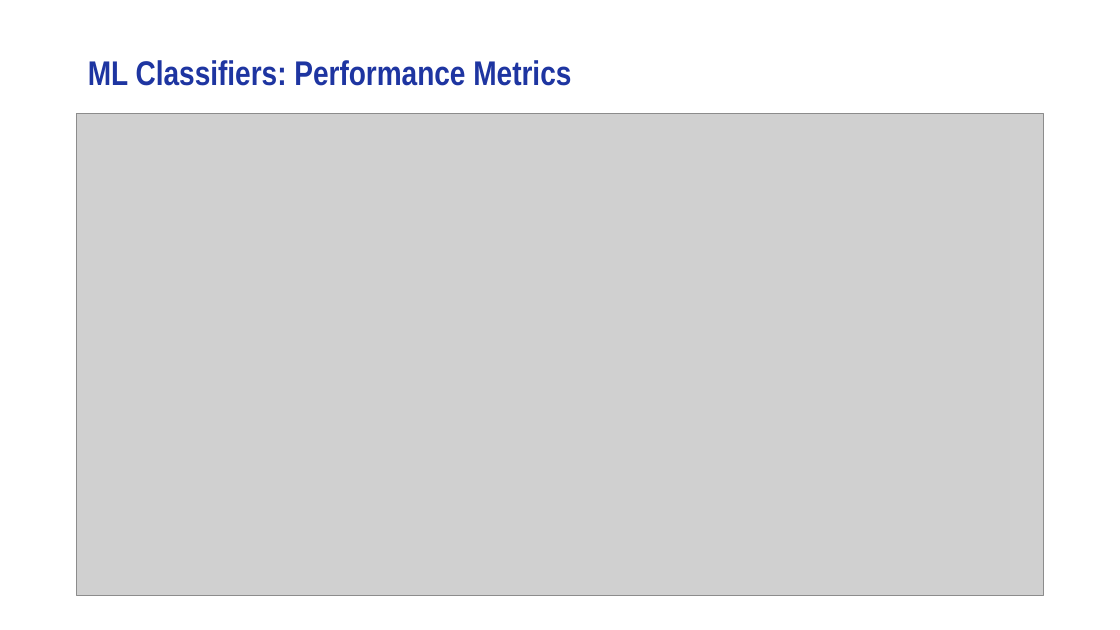
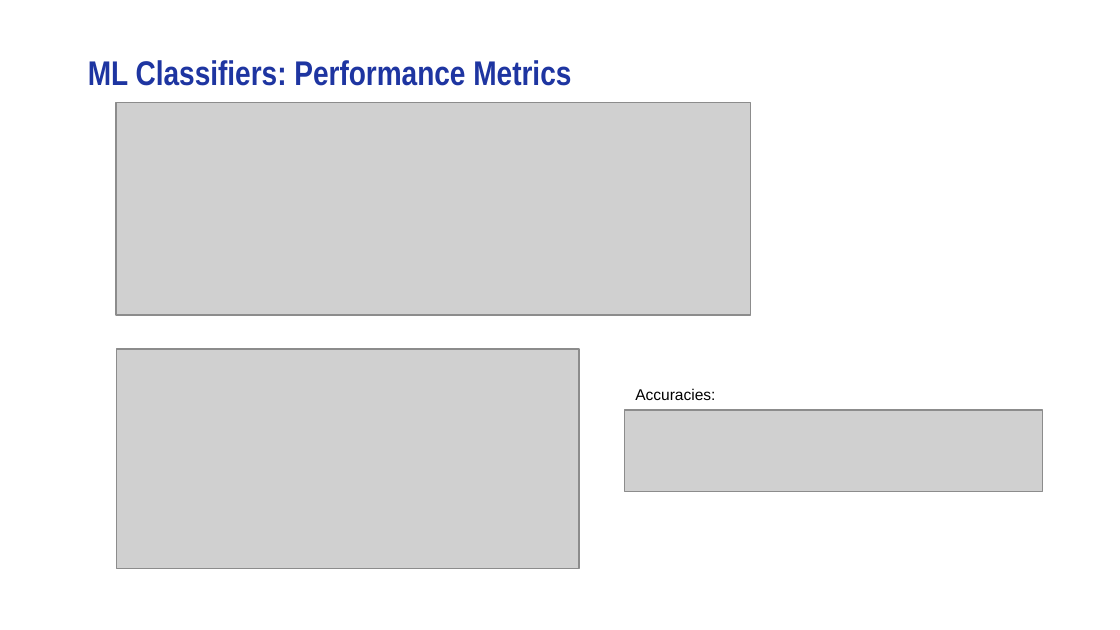
Before and after one commit to Shashank-Shivakumar/Datathon-2024-CANS, a slide deck: slide 13 of Unlocking-Insights[CANS] .pptx. Drawn at 1120x630 pixels with LibreOffice and Linux fonts; fonts in the diff are those of the drawing; grey boxes stand for pictures. Boxes give left, top, right and bottom in pixels: in the first picture for what was removed or moved away, otherwise in the second. Text is boxed around its words. In the diff, an @@ line names an element or a change of style, - is before the commit and + after.

Commit message:
ppt updates

```diff
--- a/Unlocking-Insights[CANS] .pptx
+++ b/Unlocking-Insights[CANS] .pptx
@@ picture removed at [76,113,1043,596] @@
@@ picture added at [116,103,752,316] @@
@@ picture added at [116,349,579,569] @@
@@ text added at [635,388,715,400], 10 pt, text #000000 @@
+Accuracies:
@@ picture added at [624,410,1042,492] @@
```
Also in this commit, not shown: 2 other files.
